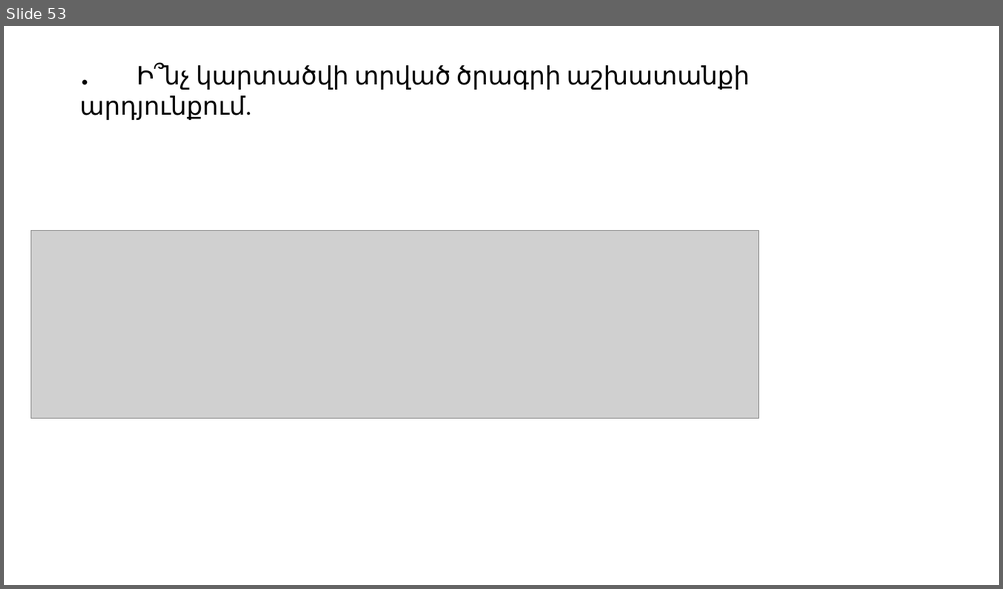
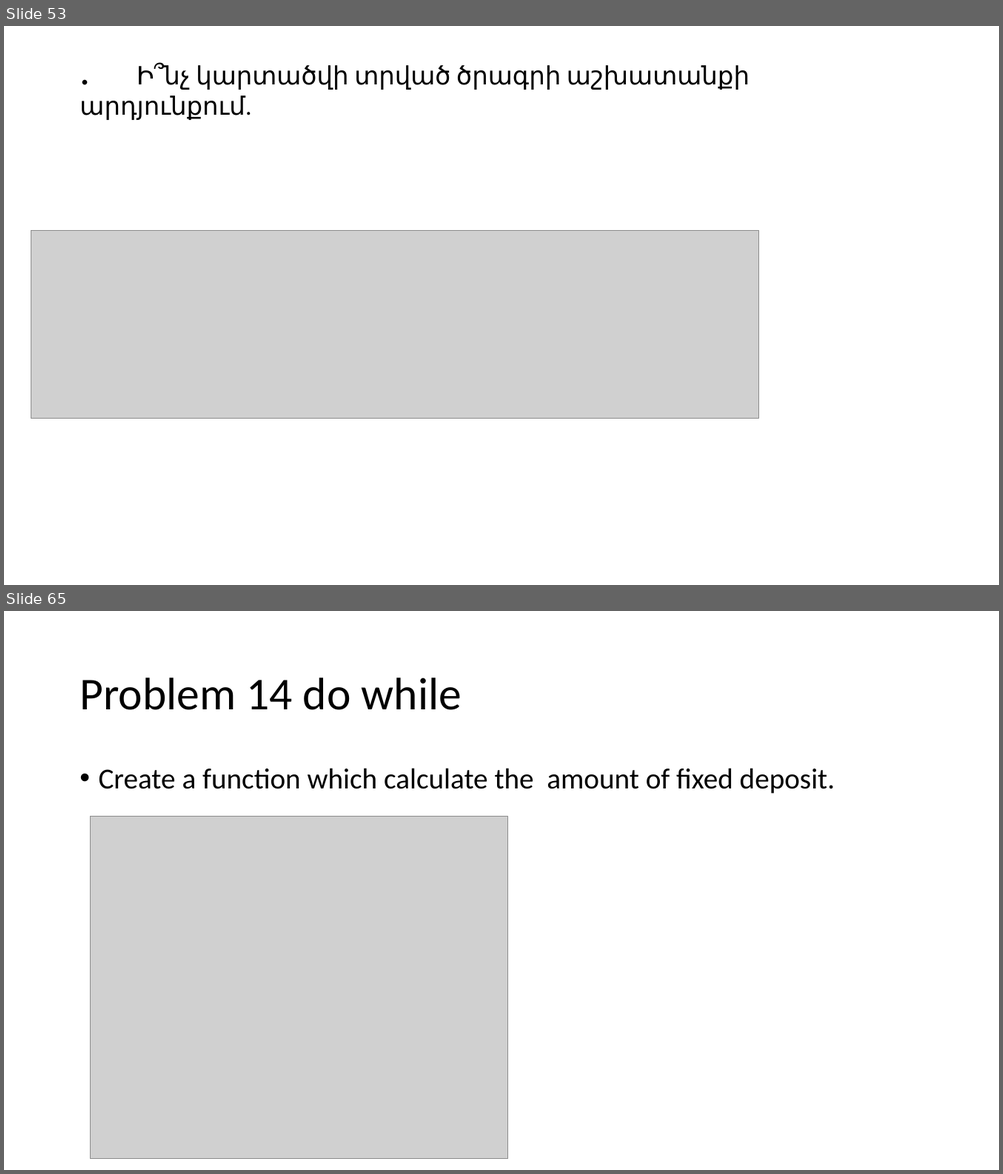
Before and after one commit to Zilfimian/VBA-Spring_2019-YSU, a slide deck: Problems/VBA.pptx. Shown one above the other, each under a label of ours: slide 53 before the commit, slides 53 and 65 after it; the slides between them are not shown. The pictures are 1003x589 and 1003x1174 pixels, drawn with LibreOffice and Linux fonts; fonts in the diff are those of the drawing; grey boxes stand for pictures. Boxes give left, top, right and bottom in pixels: in the first picture for what was removed or moved away, otherwise in the second. Text is boxed around its words. In the diff, an @@ line names an element or a change of style, - is before the commit and + after.

```diff
--- a/Problems/VBA.pptx
+++ b/Problems/VBA.pptx
@@ slide 65 added at (4, 611, 999, 1170), background #FFFFFF @@
@@ title added at (79, 678, 461, 710), 44 pt, text #000000 @@
+Problem 14 do while
@@ text added at (99, 768, 834, 794), 28 pt, text #000000 @@
+• Create a function which calculate the amount of fixed deposit.
@@ picture added at (90, 817, 508, 1159) @@
```
Also in this commit, not shown: 1 slide changed, 14 other slides added.
